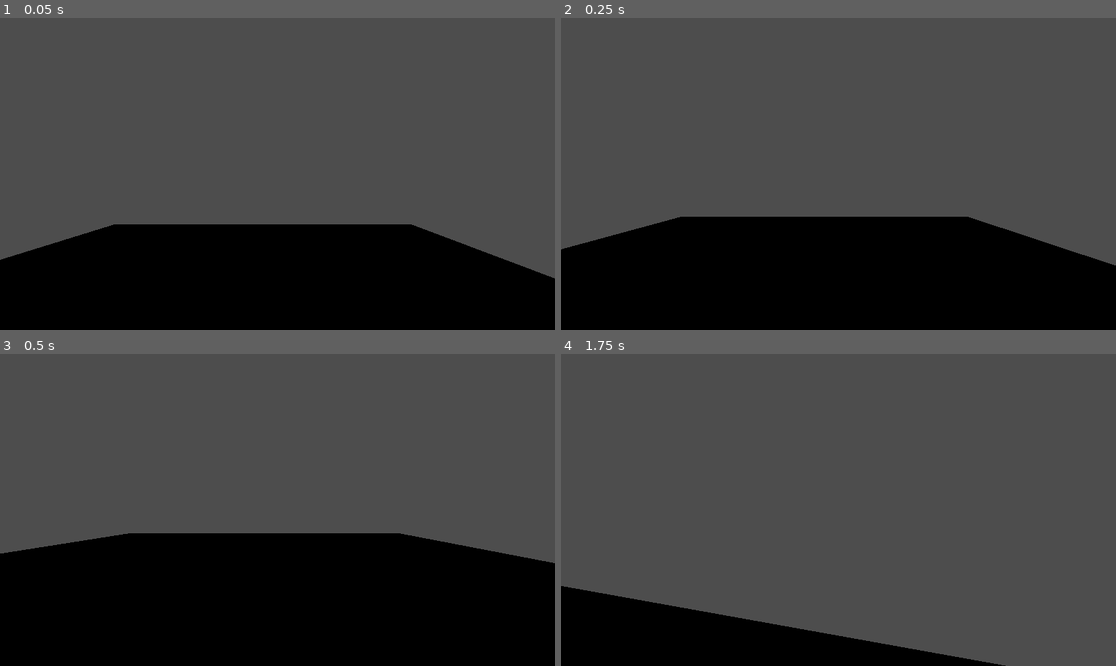
Above: before the commit, frames 1-4 (two rows, left to right).
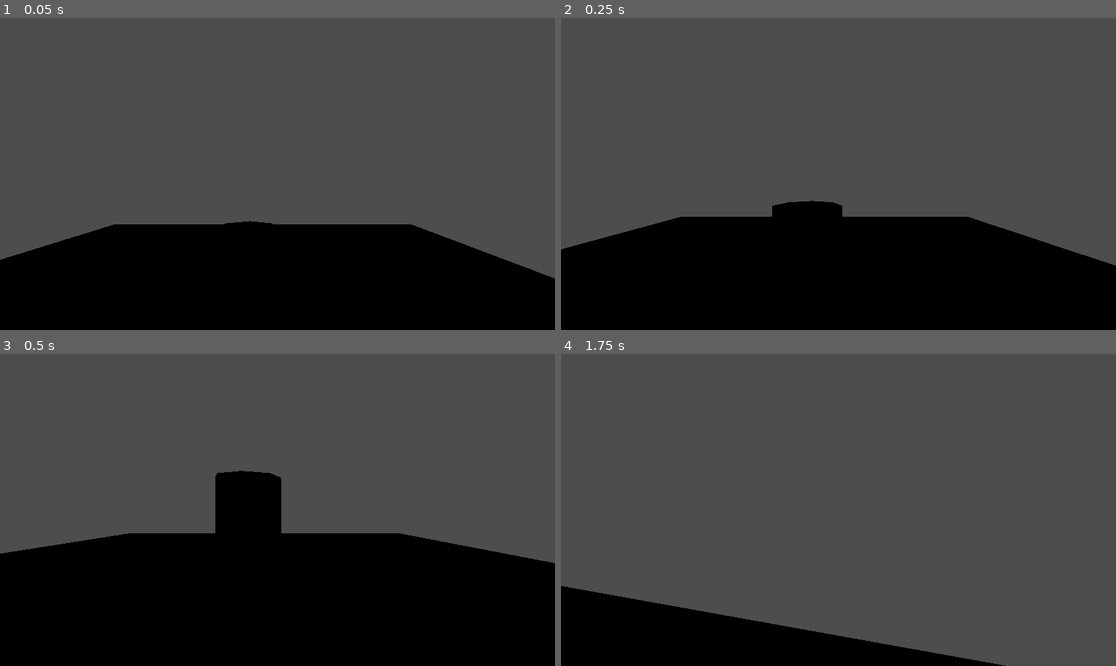
Above: after the commit, the same moments.

Repository: BlobberLikesDucks/RepositoryA
Game: Godot game, scene res://main.tscn
Same seed, same stepped clock (60 frames per second), same inputs: the game is played once before the commit and once after it. Before the commit the project has no main scene; this scene is started directly in both runs.
Inputs (mouse positions are in pixels of both pictures, inside the frame that each line leads up to):
- Up to frame 1 (0.05 s): no input
- Up to frame 2 (0.25 s): no input
- Up to frame 3 (0.5 s): no input
- Up to frame 4 (1.75 s): move the mouse to (866, 510) at 0.52 s; hold Shift (Sprint) 0.53-1.28 s; hold W (Forward) from 0.53 s (still down); tap Space (Jump) at 0.77, 1.52 s; move the mouse to (810, 510) at 1.27 s; tap Shift (Sprint) at 1.35 s

The runs differ from the first frame. In frame 1, less than 0.1% of the frame differs, in the area x 40-50%, y 65-67%; in frame 2, 0.6%; in frame 3, 2.3%, in the area x 38-51%, y 37-58%; in frame 4, nothing differs.

Commit message:
added cylinder jawad code and work on it and nassif
dont forget

Diff:
--- a/main.tscn
+++ b/main.tscn
@@ -12,5 +12,8 @@
 size = Vector3(15, 0.5, 15)
 material = SubResource("StandardMaterial3D_7dm0k")
 
+[node name="CSGCylinder3D" type="CSGCylinder3D" parent="CSGBox3D"]
+transform = Transform3D(1, 0, 0, 0, 1, 0, 0, 0, 1, 0.29059303, 1.0325658, 0)
+
 [node name="Player" parent="." instance=ExtResource("1_ig7tw")]
 transform = Transform3D(1, 0, 0, 0, 1, 0, 0, 0, 1, 0.6553545, 2.812306, 2.7753077)
--- a/project.godot
+++ b/project.godot
@@ -11,6 +11,7 @@
 [application]
 
 config/name="Chicken Alfredo"
+run/main_scene="uid://c8sdymrxkjvex"
 config/features=PackedStringArray("4.5", "Forward Plus")
 config/icon="res://icon.svg"
 
Not shown: 1 places in main.tscn that only renumber resources
